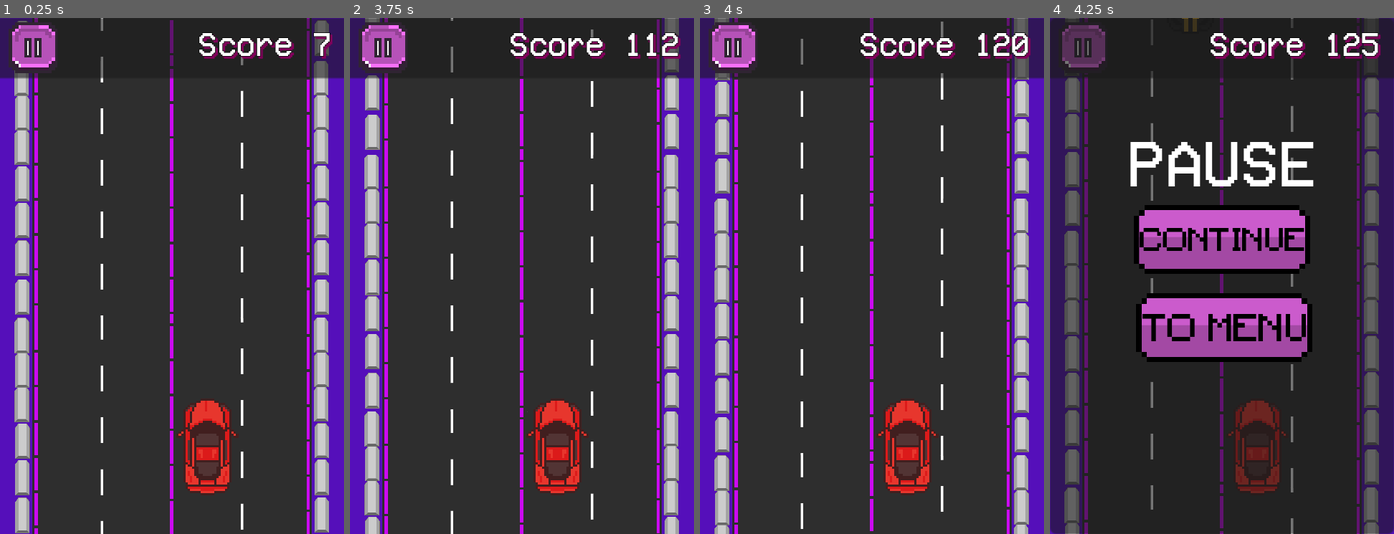
Above: before the commit, frames 1-4 (left to right).
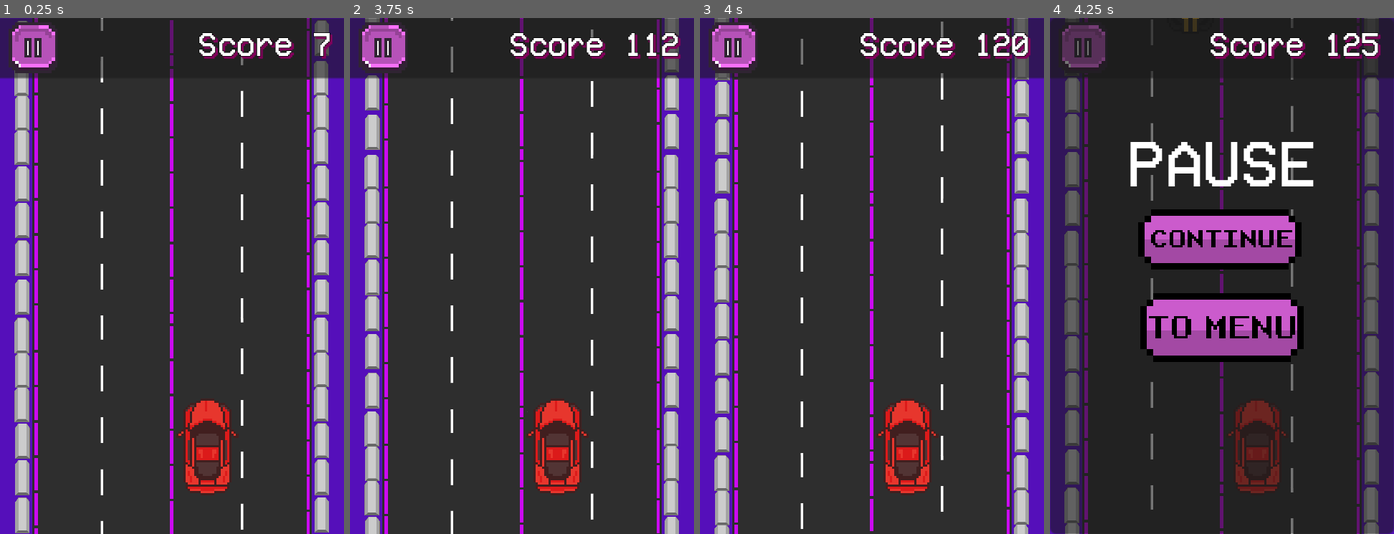
Above: after the commit, the same moments.

Repository: Maxsonin/Race-Game-for-Hackathon
Game: Godot game, scene res://scene/main/main.tscn
Same seed, same stepped clock (60 frames per second), same inputs: the game is played once before the commit and once after it. This scene is started directly instead of the project's main scene.
Inputs:
- Up to frame 1 (0.25 s): no input
- Up to frame 2 (3.75 s): hold D (MoveRight) 0.53-1.28 s; hold A (MoveLeft) 1.28-2.03 s; hold D (MoveRight) 2.03-3.53 s; hold A (MoveLeft) from 3.53 s (still down)
- Up to frame 3 (4 s): keep holding A (MoveLeft)
- Up to frame 4 (4.25 s): keep holding A (MoveLeft); tap Escape (Pause) at 4.15 s

Frames 1-3 are identical in both runs. In frame 4, 6.1% of the frame differs, in the area x 24-77%, y 36-67%.

Commit message:
added high res buttons

Diff:
--- a/scene/deadScreen/dead_scene.tscn
+++ b/scene/deadScreen/dead_scene.tscn
@@ -1,9 +1,9 @@
 [gd_scene load_steps=162 format=3 uid="uid://cgmoq5r0iaxr6"]
 
 [ext_resource type="FontFile" uid="uid://chflfac1g7d6v" path="res://fonts/VCR_OSD_MONO_1.001.ttf" id="2_upgie"]
-[ext_resource type="Texture2D" uid="uid://cwtmx567xmya3" path="res://imgs/buttons/retryButtons/retryButton.png" id="3_f30dc"]
 [ext_resource type="Script" path="res://scene/deadScreen/Controls.gd" id="3_oai6v"]
-[ext_resource type="Texture2D" uid="uid://4lpbyw3pl18q" path="res://imgs/buttons/toMenuButtons/toMenuButton.png" id="4_damf6"]
+[ext_resource type="Texture2D" uid="uid://dmpr1gr8acbrt" path="res://imgs/buttons/retryButtons/retry_button.png" id="3_pspbx"]
+[ext_resource type="Texture2D" uid="uid://co1mwrtt4p7wk" path="res://imgs/buttons/toMenuButtons/to_menu_button.png" id="4_bhv2o"]
 [ext_resource type="PackedScene" uid="uid://c6omje6eu138a" path="res://scene/transition/scene_trasition.tscn" id="6_mc4fg"]
 [ext_resource type="Texture2D" uid="uid://ciu7gjvc0fo3g" path="res://imgs/background/framsEndSceen/ezgif-3-62156bc560-0.png" id="6_pbghe"]
 [ext_resource type="Texture2D" uid="uid://bq8qwdnvs0ber" path="res://imgs/background/framsEndSceen/ezgif-3-62156bc560-1.png" id="7_p73fj"]
@@ -699,10 +699,10 @@
 [node name="retryTSB" type="TouchScreenButton" parent="Controls"]
 unique_name_in_owner = true
 z_index = 6
-position = Vector2(66, 121)
+position = Vector2(66, 111)
 scale = Vector2(0.05, 0.05)
-texture_normal = ExtResource("3_f30dc")
-texture_pressed = ExtResource("3_f30dc")
+texture_normal = ExtResource("3_pspbx")
+texture_pressed = ExtResource("3_pspbx")
 shape = SubResource("RectangleShape2D_x74cr")
 
 [node name="menuTSB" type="TouchScreenButton" parent="Controls"]
@@ -710,8 +710,8 @@
 z_index = 6
 position = Vector2(66, 74)
 scale = Vector2(0.05, 0.05)
-texture_normal = ExtResource("4_damf6")
-texture_pressed = ExtResource("4_damf6")
+texture_normal = ExtResource("4_bhv2o")
+texture_pressed = ExtResource("4_bhv2o")
 shape = SubResource("RectangleShape2D_x74cr")
 
 [node name="SceneTrasition" parent="." instance=ExtResource("6_mc4fg")]
--- a/scene/garage/garage.tscn
+++ b/scene/garage/garage.tscn
@@ -1,8 +1,8 @@
 [gd_scene load_steps=12 format=3 uid="uid://bh00gsb3co1ch"]
 
 [ext_resource type="Texture2D" uid="uid://da6ocqoc88mad" path="res://imgs/background/parking/parking.png" id="1_juvo4"]
+[ext_resource type="Texture2D" uid="uid://co1mwrtt4p7wk" path="res://imgs/buttons/toMenuButtons/to_menu_button.png" id="2_8msul"]
 [ext_resource type="Texture2D" uid="uid://bkmsuqo42d6kr" path="res://imgs/cars/car_car.png" id="2_n6kes"]
-[ext_resource type="Texture2D" uid="uid://4lpbyw3pl18q" path="res://imgs/buttons/toMenuButtons/toMenuButton.png" id="3_fmcx6"]
 [ext_resource type="Texture2D" uid="uid://c8al5jq4gdxxh" path="res://imgs/cars/car3.png" id="3_pfbtp"]
 [ext_resource type="Texture2D" uid="uid://b1l3say3728x6" path="res://imgs/cars/car4.png" id="4_jg2ry"]
 
@@ -77,6 +77,21 @@
 "values": [Vector2(33, 47), Vector2(32, -29)]
 }
 
+[sub_resource type="Animation" id="Animation_bs5om"]
+resource_name = "green"
+tracks/0/type = "value"
+tracks/0/imported = false
+tracks/0/enabled = true
+tracks/0/path = NodePath("Control/Sprite2D3:position")
+tracks/0/interp = 1
+tracks/0/loop_wrap = true
+tracks/0/keys = {
+"times": PackedFloat32Array(0, 1),
+"transitions": PackedFloat32Array(1, 1),
+"update": 0,
+"values": [Vector2(79, 52), Vector2(81, -28)]
+}
+
 [sub_resource type="Animation" id="Animation_panq3"]
 resource_name = "red"
 tracks/0/type = "value"
@@ -90,21 +105,6 @@
 "transitions": PackedFloat32Array(1, 1),
 "update": 0,
 "values": [Vector2(131, 52), Vector2(130, -26)]
-}
-
-[sub_resource type="Animation" id="Animation_bs5om"]
-resource_name = "green"
-tracks/0/type = "value"
-tracks/0/imported = false
-tracks/0/enabled = true
-tracks/0/path = NodePath("Control/Sprite2D3:position")
-tracks/0/interp = 1
-tracks/0/loop_wrap = true
-tracks/0/keys = {
-"times": PackedFloat32Array(0, 1),
-"transitions": PackedFloat32Array(1, 1),
-"update": 0,
-"values": [Vector2(79, 52), Vector2(81, -28)]
 }
 
 [sub_resource type="AnimationLibrary" id="AnimationLibrary_fdovi"]
@@ -132,7 +132,8 @@
 [node name="TouchScreenButton3" type="TouchScreenButton" parent="Control"]
 position = Vector2(30, 166)
 scale = Vector2(0.0628048, 0.0654206)
-texture_normal = ExtResource("3_fmcx6")
+texture_normal = ExtResource("2_8msul")
+texture_pressed = ExtResource("2_8msul")
 
 [node name="Sprite2D" type="Sprite2D" parent="Control"]
 position = Vector2(33, 47)
--- a/scene/pause/pauseMenu.tscn
+++ b/scene/pause/pauseMenu.tscn
@@ -2,8 +2,8 @@
 
 [ext_resource type="FontFile" uid="uid://chflfac1g7d6v" path="res://fonts/VCR_OSD_MONO_1.001.ttf" id="1_b4ko6"]
 [ext_resource type="Script" path="res://scene/pause/Control.gd" id="2_bn5o4"]
-[ext_resource type="Texture2D" uid="uid://bm07ivdxmy3pc" path="res://imgs/buttons/continueButtons/continueButton.png" id="2_dbyw8"]
-[ext_resource type="Texture2D" uid="uid://4lpbyw3pl18q" path="res://imgs/buttons/toMenuButtons/toMenuButton.png" id="3_jwnaq"]
+[ext_resource type="Texture2D" uid="uid://dibtbre5ie6vj" path="res://imgs/buttons/continueButtons/continue_button.png" id="2_sr01r"]
+[ext_resource type="Texture2D" uid="uid://co1mwrtt4p7wk" path="res://imgs/buttons/toMenuButtons/to_menu_button.png" id="3_pt5jp"]
 
 [sub_resource type="RectangleShape2D" id="RectangleShape2D_fhb15"]
 size = Vector2(1800, 800)
@@ -31,8 +31,8 @@
 texture_filter = 1
 position = Vector2(39, 87)
 scale = Vector2(0.05, 0.05)
-texture_normal = ExtResource("2_dbyw8")
-texture_pressed = ExtResource("2_dbyw8")
+texture_normal = ExtResource("2_sr01r")
+texture_pressed = ExtResource("2_sr01r")
 shape = SubResource("RectangleShape2D_fhb15")
 action = "Pause"
 
@@ -41,8 +41,8 @@
 z_index = 6
 position = Vector2(40, 128)
 scale = Vector2(0.05, 0.05)
-texture_normal = ExtResource("3_jwnaq")
-texture_pressed = ExtResource("3_jwnaq")
+texture_normal = ExtResource("3_pt5jp")
+texture_pressed = ExtResource("3_pt5jp")
 shape = SubResource("RectangleShape2D_ytpl5")
 
 [node name="pauseTitle" type="Label" parent="."]
Binary file added: imgs/buttons/continueButtons/continue_button.png
Not shown, added: imgs/buttons/continueButtons/continue_button.png.import
Binary file added: imgs/buttons/retryButtons/retry_button.png
Not shown, added: imgs/buttons/retryButtons/retry_button.png.import
Binary file added: imgs/buttons/toMenuButtons/to_menu_button.png
Not shown, added: imgs/buttons/toMenuButtons/to_menu_button.png.import
